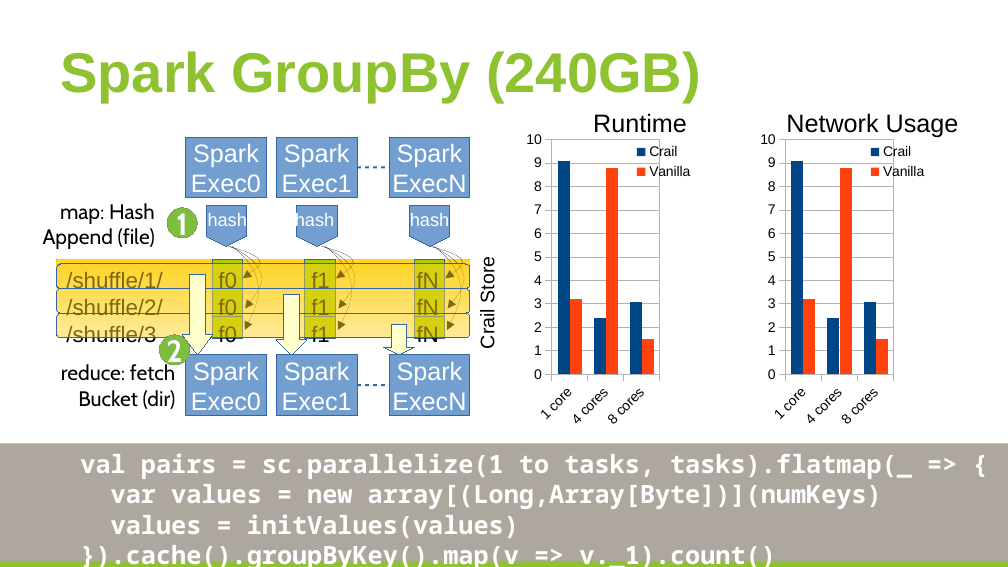
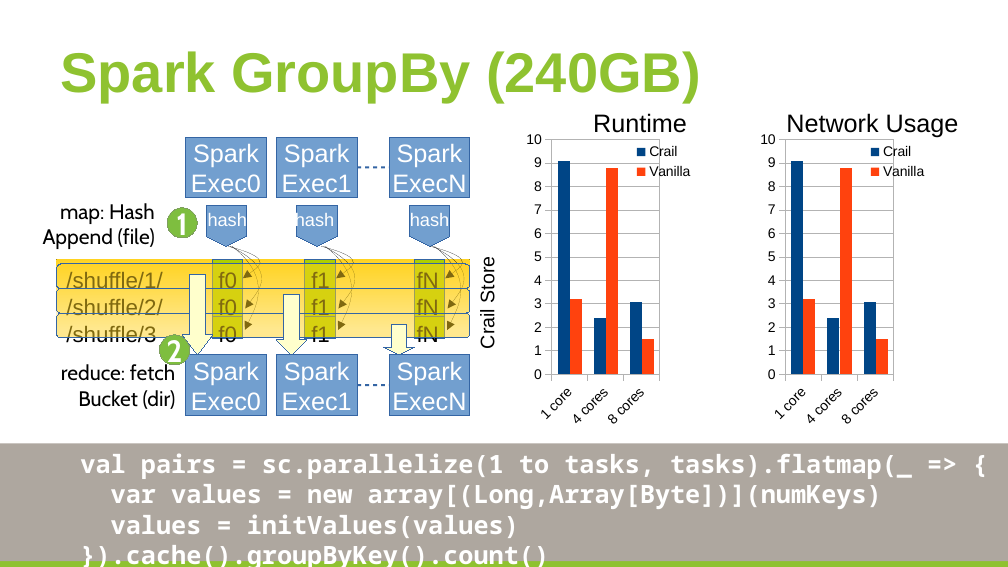
Before and after one commit to huangyibo/spark-summit-17, a slide deck: slide 22 of template.odp. Drawn at 1008x567 pixels with LibreOffice and Linux fonts; fonts in the diff are those of the drawing; background and template pictures are left out. Boxes give left, top, right and bottom in pixels: in the first picture for what was removed or moved away, otherwise in the second. Text is boxed around its words. In the diff, an @@ line names an element or a change of style, - is before the commit and + after.

```diff
--- a/template.odp
+++ b/template.odp
@@ text at [80,545,549,567]: text changed @@
-}).cache().groupByKey().map(v => v._1).count()
+}).cache().groupByKey().count()
```
Also in this commit, not shown: 1 other slide changed, 1 slide added, 1 other file.
